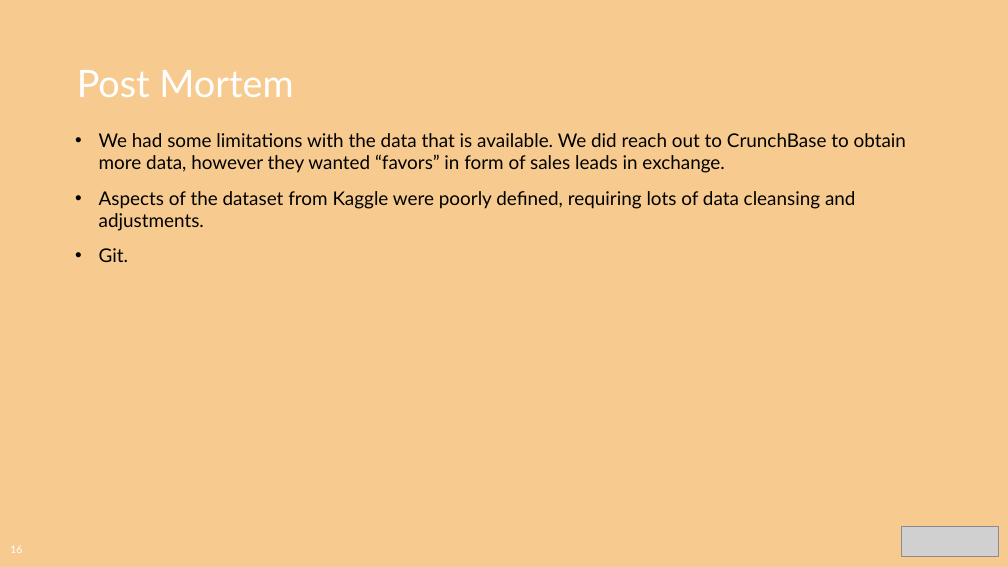
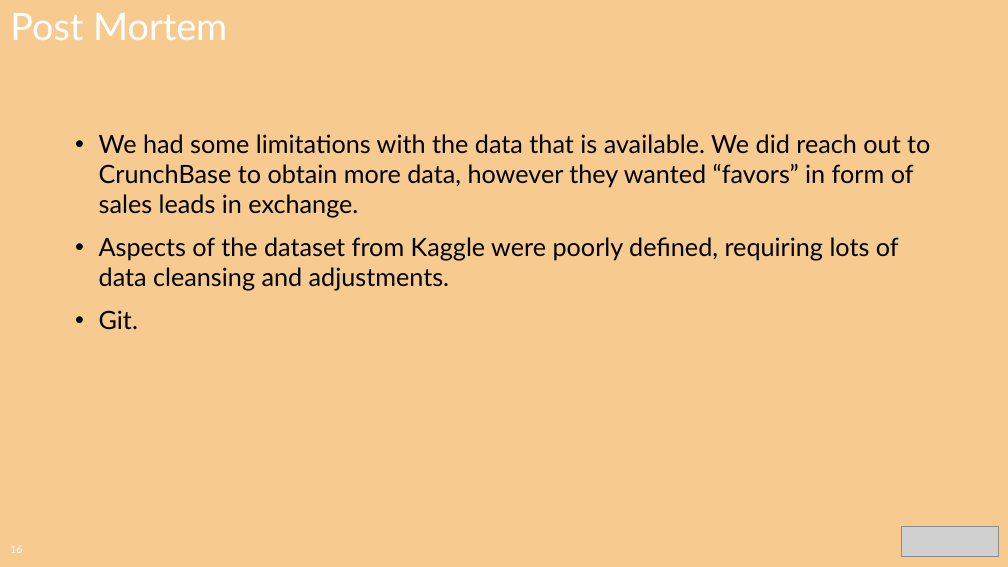
Before and after one commit to CharlesPBiggar/Data-Analytics-Project-1, a slide deck: slide 16 of Presentation/GiterDun Presentation.pptx. Drawn at 1008x567 pixels with LibreOffice and Linux fonts; fonts in the diff are those of the drawing; grey boxes stand for pictures; background and template pictures are left out. Boxes give left, top, right and bottom in pixels: in the first picture for what was removed or moved away, otherwise in the second. Text is boxed around its words. In the diff, an @@ line names an element or a change of style, - is before the commit and + after.

```diff
--- a/Presentation/GiterDun Presentation.pptx
+++ b/Presentation/GiterDun Presentation.pptx
@@ text "Post Mortem": place and size @@
-text "Post Mortem" at <box>77,70,293,97</box>
+text "Post Mortem" at <box>10,13,227,40</box>
@@ text "We had some limitations with ..." at <box>99,134,930,330</box>: size 18 to 24 pt @@
```
Also in this commit, not shown: 14 other slides changed, 2 other files.
